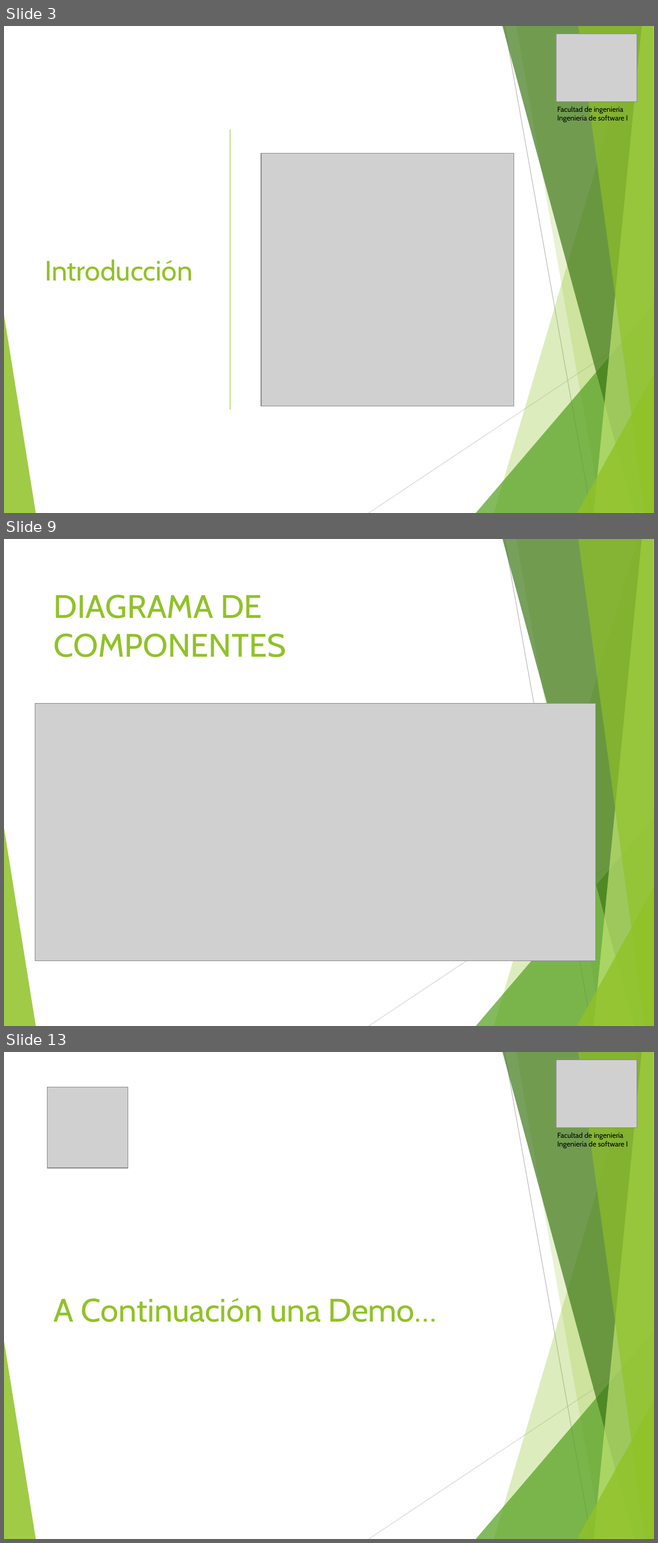
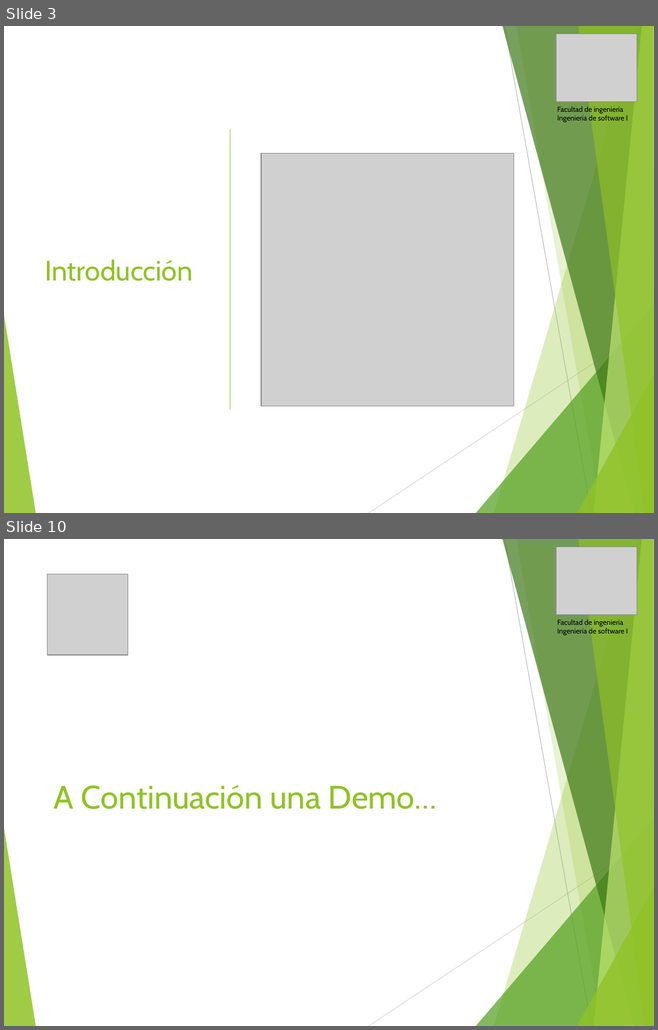
Before and after one commit to vixo23/ING-DE-SOFTWARE, a slide deck: INCREMENTO2/PPTS/PPt Segundo incremento scrum++.pptx. Shown one above the other, each under a label of ours: slides 3, 9 and 13 before the commit, slides 3 and 10 after it; the slides between them are not shown. The pictures are 658x1543 and 658x1030 pixels, drawn with LibreOffice and Linux fonts; fonts in the diff are those of the drawing; grey boxes stand for pictures. Boxes give left, top, right and bottom in pixels: in the first picture for what was removed or moved away, otherwise in the second. Text is boxed around its words. In the diff, an @@ line names an element or a change of style, - is before the commit and + after.

```diff
--- a/INCREMENTO2/PPTS/PPt Segundo incremento scrum++.pptx
+++ b/INCREMENTO2/PPTS/PPt Segundo incremento scrum++.pptx
@@ slide 9 removed at box(4, 539, 654, 1026), background #FFFFFF; not listed: 10 template elements that a slide beside it also shows @@
@@ title removed at box(54, 595, 286, 657) @@
-DIAGRAMA DE COMPONENTES
@@ picture removed at box(35, 703, 595, 961) @@
@@ what was slide 13 is now slide 10 @@
```
Also in this commit, not shown: 5 slides changed, 4 slides added, 5 other slides removed.
